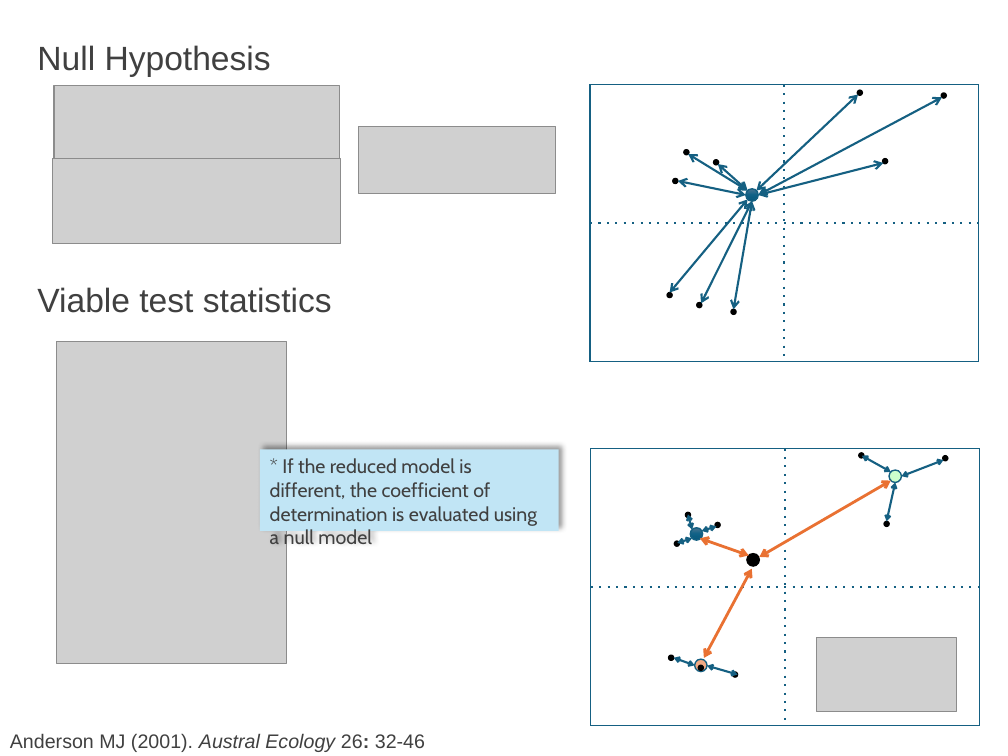
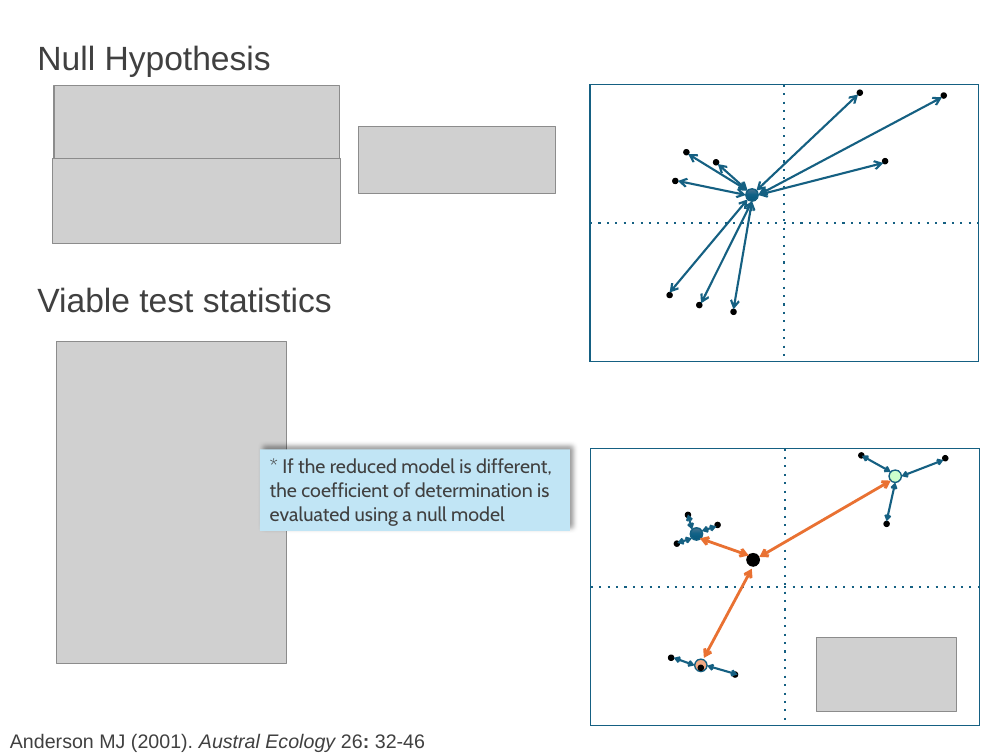
Before and after one commit to PhenoEvo/phenoevo.github.io, a slide deck: slide 6 of GMcourse/Lectures/LectureData/04.groupdifferences/stats/stat slides.pptx. Drawn at 1008x756 pixels with LibreOffice and Linux fonts; fonts in the diff are those of the drawing; grey boxes stand for pictures. Boxes give left, top, right and bottom in pixels: in the first picture for what was removed or moved away, otherwise in the second. Text is boxed around its words. In the diff, an @@ line names an element or a change of style, - is before the commit and + after.

```diff
--- a/GMcourse/Lectures/LectureData/04.groupdifferences/stats/stat slides.pptx
+++ b/GMcourse/Lectures/LectureData/04.groupdifferences/stats/stat slides.pptx
@@ rectangle "* If the reduced model ..." resized from (x1=260, y1=450, x2=559, y2=531) to (x1=260, y1=450, x2=571, y2=531) @@
```
Also in this commit, not shown: 3 other slides changed, 2 slides added, 11 other files.
